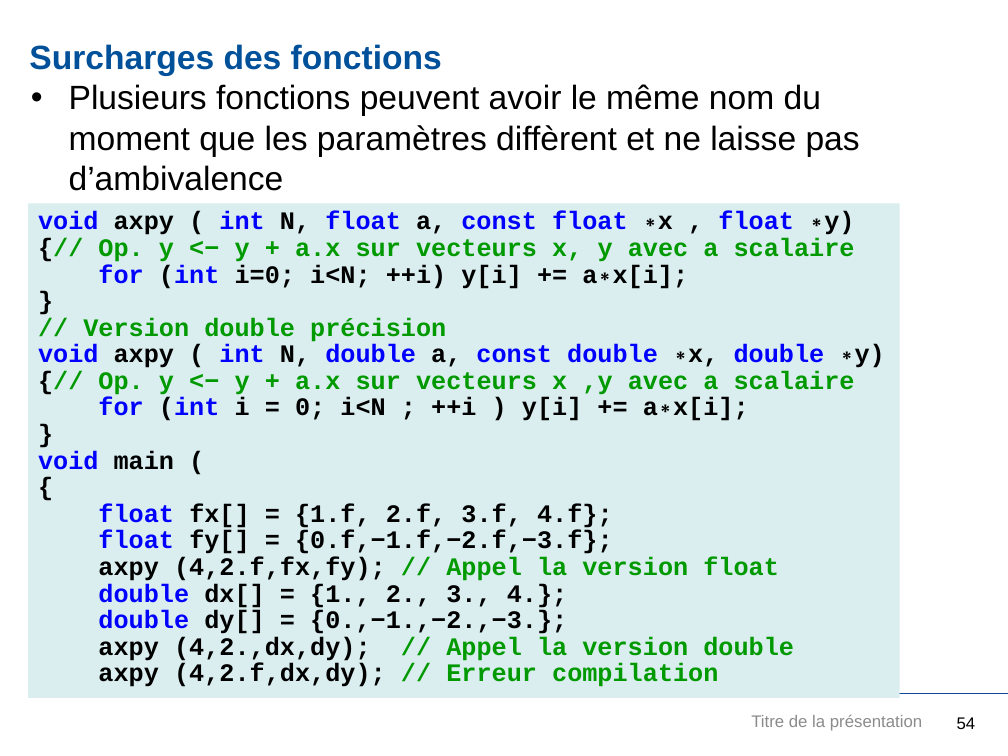
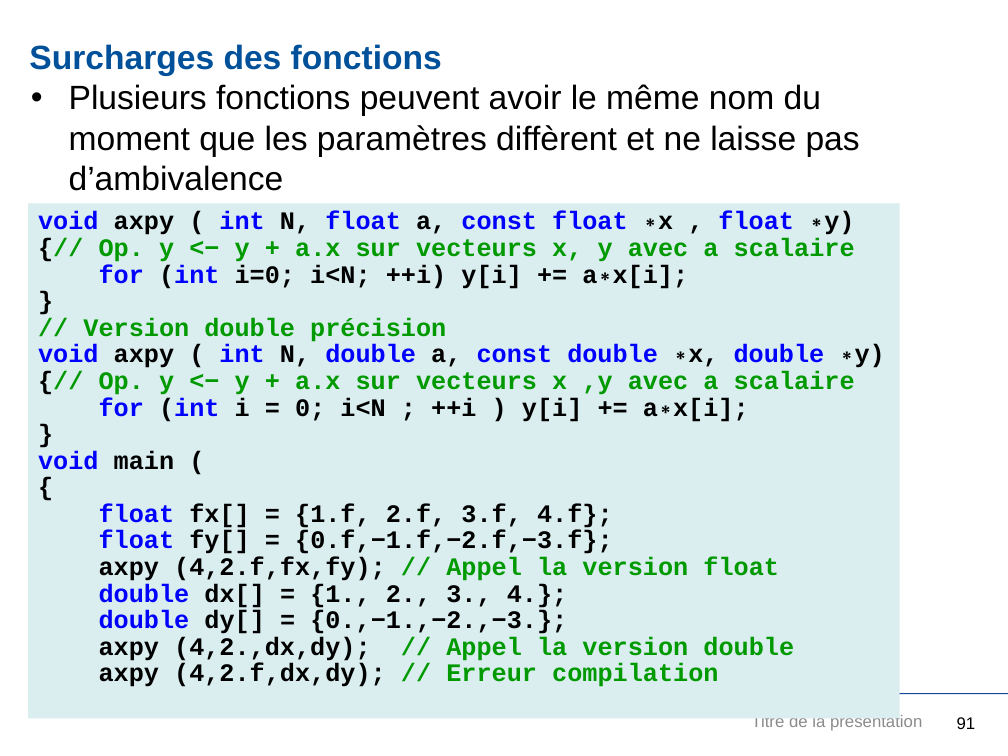
Before and after one commit to JuvignyEnsta/C-2020, a slide deck: slide 91 of Transparents/InitiationCpp.pptx (slide 54 before the commit). Drawn at 1008x756 pixels with LibreOffice and Linux fonts; fonts in the diff are those of the drawing; background and template pictures are left out. Boxes give left, top, right and bottom in pixels: in the first picture for what was removed or moved away, otherwise in the second. Text is boxed around its words. In the diff, an @@ line names an element or a change of style, - is before the commit and + after.

```diff
--- a/Transparents/InitiationCpp.pptx
+++ b/Transparents/InitiationCpp.pptx
@@ rectangle "void axpy ( int N, ...": place and size @@
-rectangle "void axpy ( int N, ..." at <box>28,204,900,699</box>
+rectangle "void axpy ( int N, ..." at <box>28,204,900,719</box>
@@ text "Titre de la présentation" at <box>751,715,922,730</box>: text colour #8C8C8C to #8B8B8B @@
@@ page number at <box>957,717,976,729</box>: text changed @@
-54
+91
```
Also in this commit, not shown: 59 other slides changed, 37 slides added, 20 other files.
